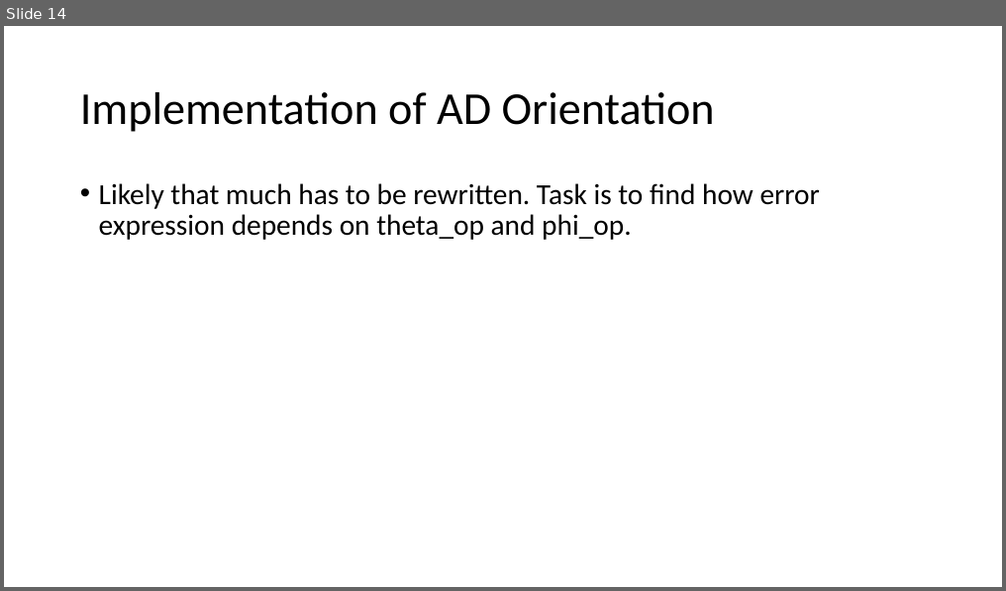
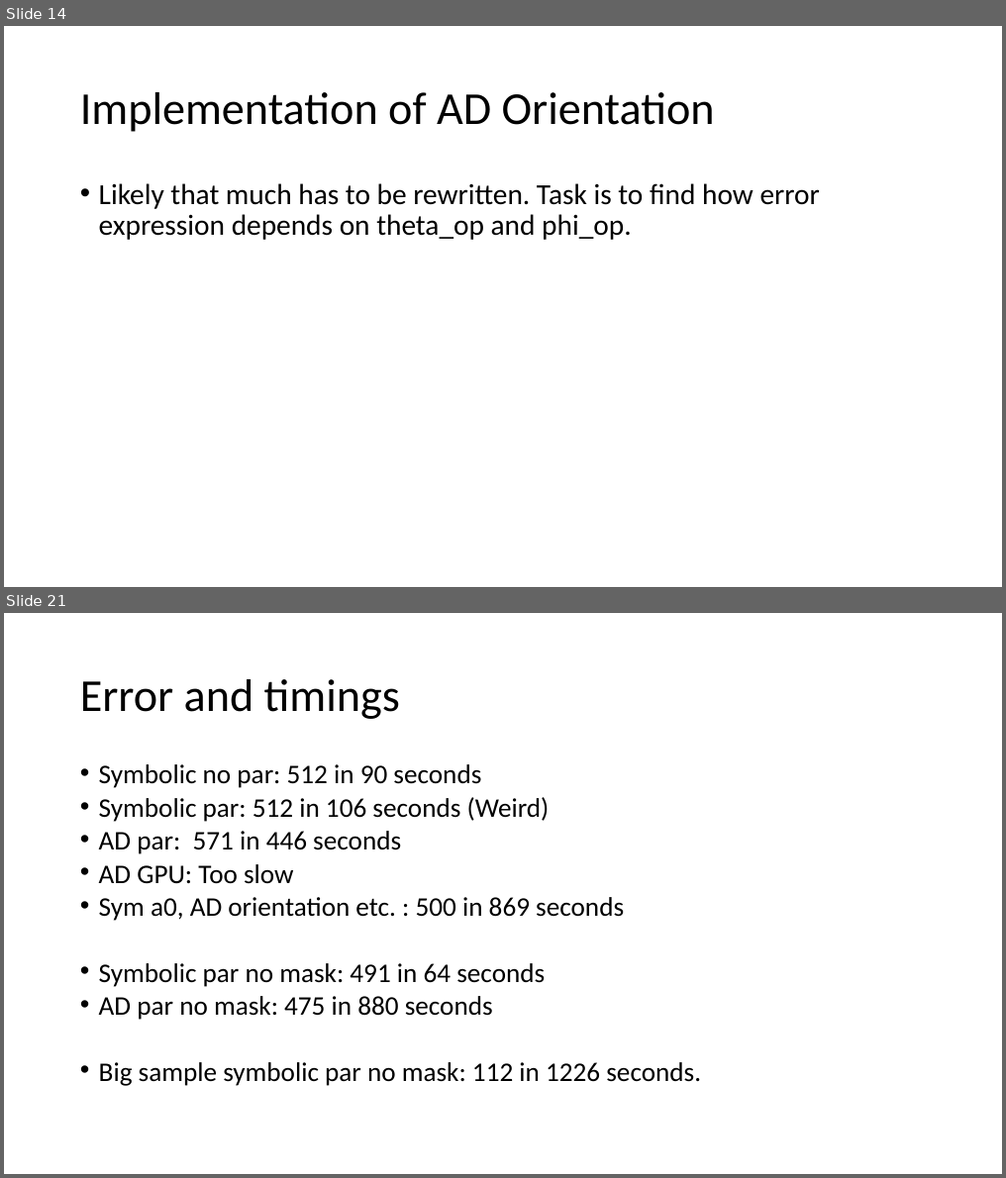
Before and after one commit to RubenDragland/XRD_CT, a slide deck: Doc/20220928 Pres AD Implementation.pptx. Shown one above the other, each under a label of ours: slide 14 before the commit, slides 14 and 21 after it; the slides between them are not shown. The pictures are 1006x591 and 1006x1178 pixels, drawn with LibreOffice and Linux fonts; fonts in the diff are those of the drawing. Boxes give left, top, right and bottom in pixels: in the first picture for what was removed or moved away, otherwise in the second. Text is boxed around its words. In the diff, an @@ line names an element or a change of style, - is before the commit and + after.

```diff
--- a/Doc/20220928 Pres AD Implementation.pptx
+++ b/Doc/20220928 Pres AD Implementation.pptx
@@ slide 21 added at (4, 613, 1002, 1174), background #FFFFFF @@
@@ title added at (80, 679, 400, 719), 44 pt, text #000000 @@
+Error and timings
@@ text added at (99, 764, 701, 1086), 25.9 pt, text #000000 @@
+• Symbolic no par: 512 in 90 seconds
+• Symbolic par: 512 in 106 seconds (Weird)
+• AD par: 571 in 446 seconds
+• AD GPU: Too slow
+• Sym a0, AD orientation etc. : 500 in 869 seconds
+• Symbolic par no mask: 491 in 64 seconds
+• AD par no mask: 475 in 880 seconds
+• Big sample symbolic par no mask: 112 in 1226 seconds.
```
Also in this commit, not shown: 9 other slides added.
